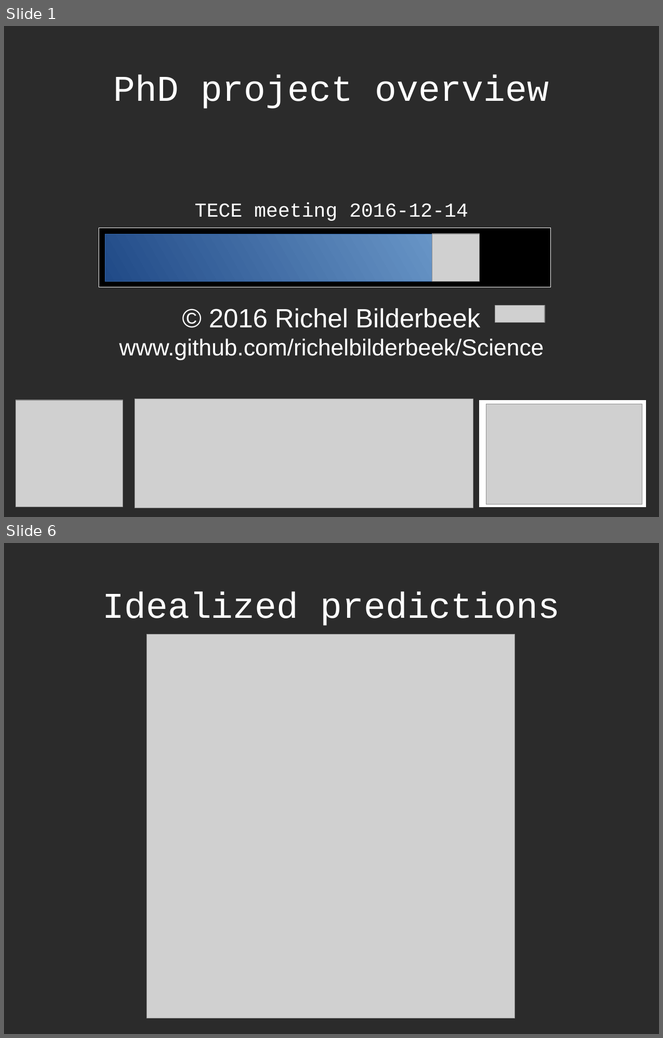
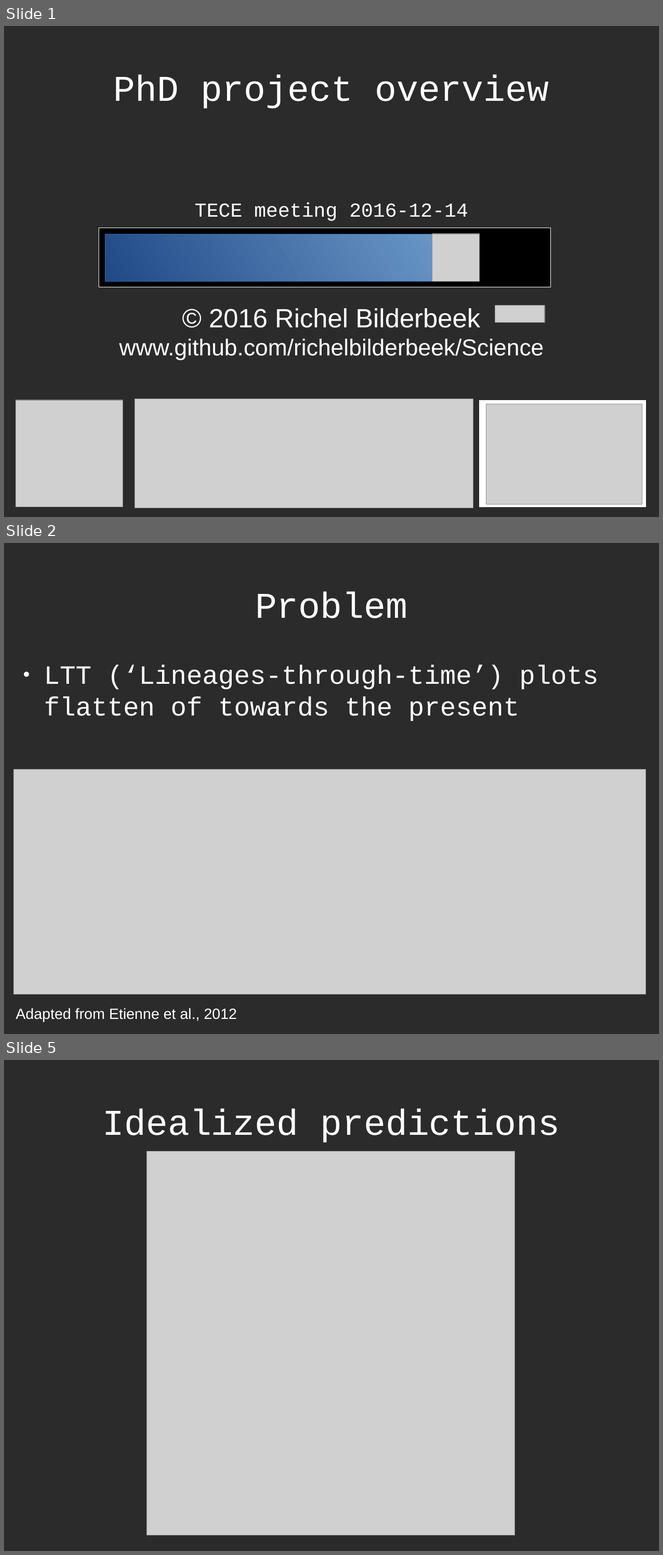
Before and after one commit to richelbilderbeek/Science, a slide deck: Bilderbeek20161214TeceMeeting/20161214TeceMeeting.odp. Shown one above the other, each under a label of ours: slides 1 and 6 before the commit, slides 1, 2 and 5 after it; the slides between them are not shown. The pictures are 663x1038 and 663x1555 pixels, drawn with LibreOffice and Linux fonts; fonts in the diff are those of the drawing; grey boxes stand for pictures; background and template pictures are left out; a plain dark background stands for a picture behind light text. Boxes give left, top, right and bottom in pixels: in the first picture for what was removed or moved away, otherwise in the second. Text is boxed around its words. In the diff, an @@ line names an element or a change of style, - is before the commit and + after.

```diff
--- a/Bilderbeek20161214TeceMeeting/20161214TeceMeeting.odp
+++ b/Bilderbeek20161214TeceMeeting/20161214TeceMeeting.odp
@@ slide 2 added at [4, 543, 659, 1034], background picture (left out) @@
@@ title added at [255, 591, 408, 618], 44 pt, text #FFFFFF @@
+Problem
@@ text added at [44, 665, 598, 721], 32 pt, text #FFFFFF @@
+● LTT (‘Lineages-through-time’) plots flatten of towards the present
@@ picture added at [13, 770, 646, 995] @@
@@ text added at [16, 1008, 237, 1022], 18 pt, text #FFFFFF @@
+Adapted from Etienne et al., 2012
@@ what was slide 6 is now slide 5 @@
```
Also in this commit, not shown: 1 slide changed, 6 other slides added, 4 slides removed, 7 other files.
